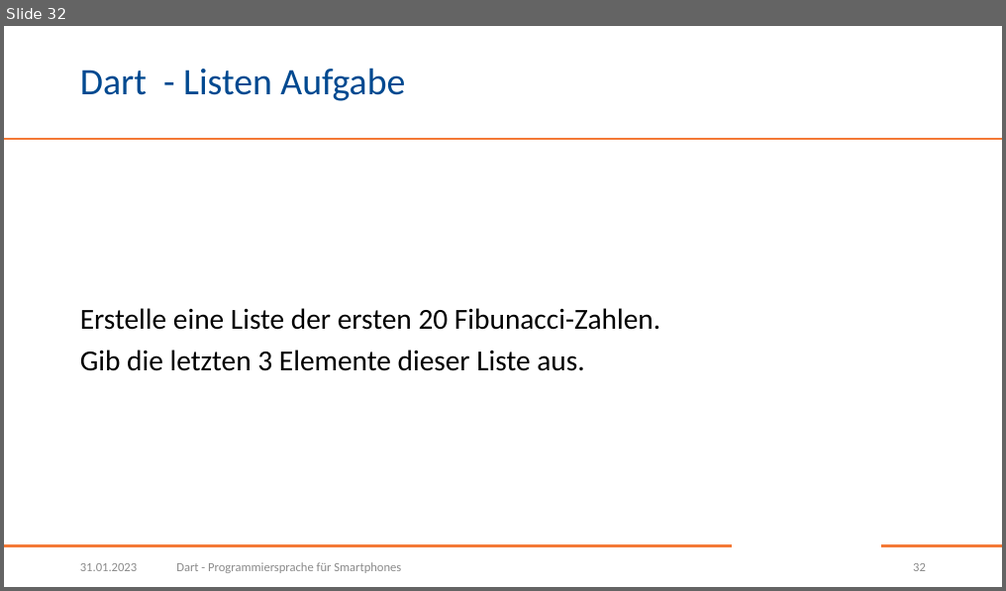
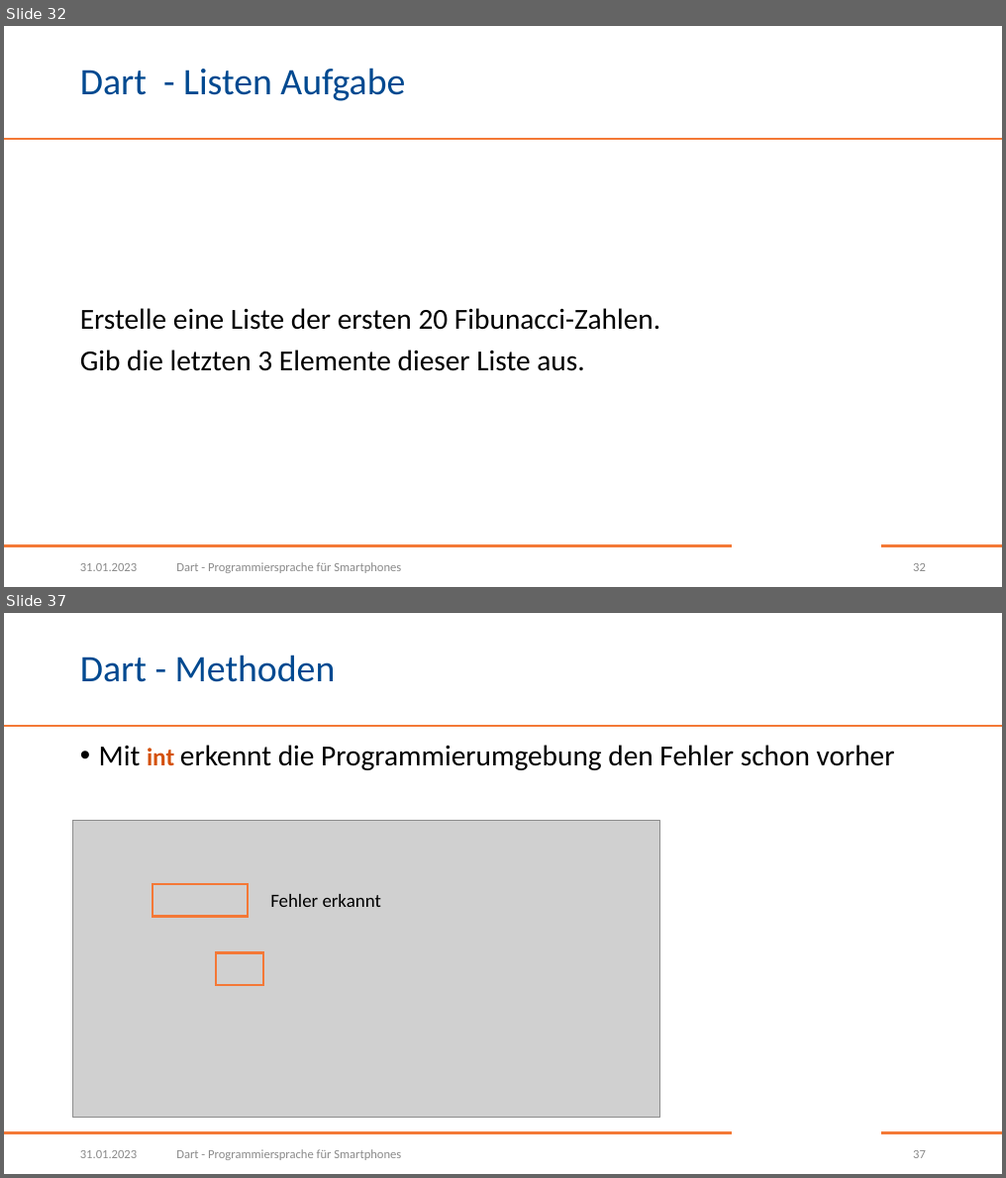
Before and after one commit to BogyMitutoyoCTL/DecisionMakingApp, a slide deck: presentations/Dart.pptx. Shown one above the other, each under a label of ours: slide 32 before the commit, slides 32 and 37 after it; the slides between them are not shown. The pictures are 1006x591 and 1006x1178 pixels, drawn with LibreOffice and Linux fonts; fonts in the diff are those of the drawing; grey boxes stand for pictures; background and template pictures are left out. Boxes give left, top, right and bottom in pixels: in the first picture for what was removed or moved away, otherwise in the second. Text is boxed around its words. In the diff, an @@ line names an element or a change of style, - is before the commit and + after.

```diff
--- a/presentations/Dart.pptx
+++ b/presentations/Dart.pptx
@@ slide 37 added at (4,613,1002,1174), background #FFFFFF; not listed: 3 template elements that a slide beside it also shows @@
@@ title added at (80,655,336,682), 36 pt, text #004990 @@
+Dart - Methoden
@@ text added at (99,745,895,770), 28 pt, text #000000 @@
+• Mit int erkennt die Programmierumgebung den Fehler schon vorher
@@ picture added at (73,820,660,1118) @@
@@ rectangle added at (152,884,249,917), outline #F47836 2.25 pt @@
@@ text added at (270,894,381,907), 18 pt, text #000000 @@
+Fehler erkannt
@@ rectangle added at (216,953,263,985), outline #F47836 2.25 pt @@
@@ text added at (80,1151,137,1158), 12 pt, text #8C8C8C @@
+31.01.2023
@@ text added at (176,1150,401,1160), 12 pt, text #8C8C8C @@
+Dart - Programmiersprache für Smartphones
@@ page number added at (913,1151,926,1158), 12 pt, text #8C8C8C @@
+37
```
Also in this commit, not shown: 7 other slides added.
